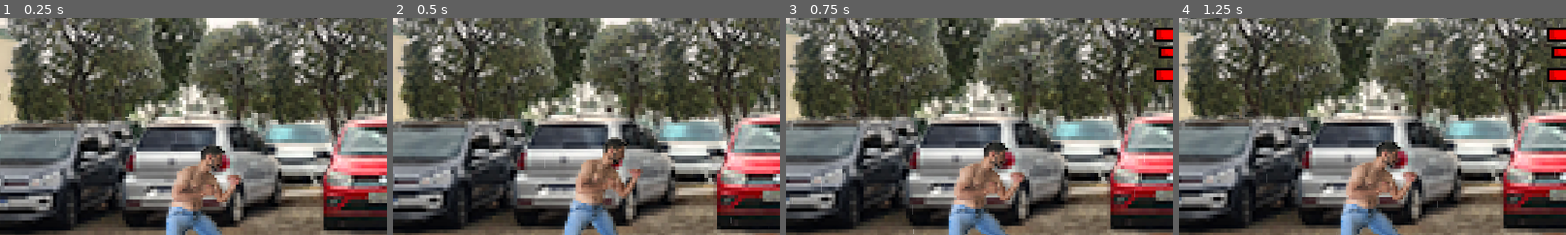
Above: before the commit, frames 1-4 (left to right).
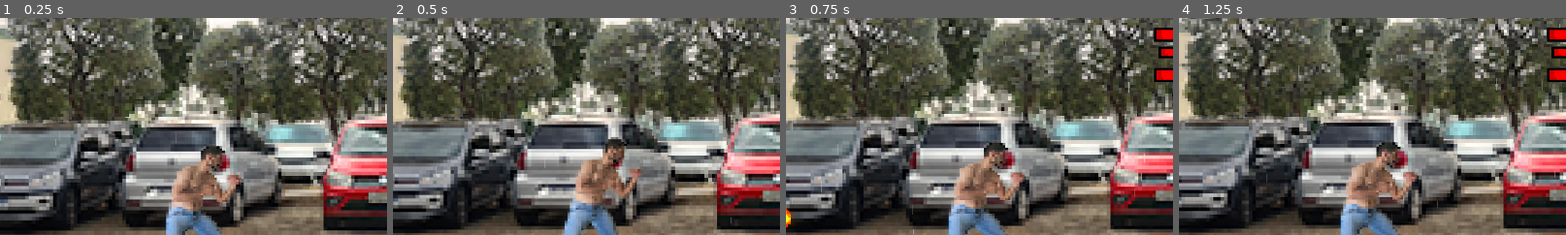
Above: after the commit, the same moments.

Repository: PHGomides/Desenvolvimento_UFcJ
Game: Godot game, scene res://prefer/world.tscn
Two runs of this game, one before a commit and one after it. Both use one fixed random seed, a clock stepped at 60 frames per second and the inputs below. Video files are missing from this copy of the repository; at most half a second of black plays in their place.
Inputs (mouse positions are % of the whole screen's width and height, from its top left):
- Up to frame 1 (0.25 s): no input
- Up to frame 2 (0.5 s): no input
- Up to frame 3 (0.75 s): move the mouse to (72, 45) at 0.52 s; hold Right (ui_right) from 0.53 s (still down); hold U (ui_U) from 0.53 s (still down); tap K (ui_K) at 0.6 s
- Up to frame 4 (1.25 s): keep holding Right (ui_right); keep holding U (ui_U)
The pictures show only the part of the screen within x 0-50%, y 28-78%; the shares and areas given below are measured in that part.

Frames 1-2 are identical in both runs. In frame 3, less than 0.1% of the frame differs, in the area x 0-2%, y 87-97%; in frame 4, nothing differs.

Commit message:
adicionando poder no michel michel

Diff:
--- a/game/Cenas/michel.tscn
+++ b/game/Cenas/michel.tscn
@@ -91,6 +91,9 @@
 [ext_resource type="Texture2D" uid="uid://b1bhmlfxfuup6" path="res://Assests/Michel Sprites Pronto/michel rochaEspecial/_0010_11.png" id="87_5hf55"]
 [ext_resource type="PackedScene" uid="uid://c10jmh4yjt7wh" path="res://prefer/hitbox.tscn" id="88_gxqdq"]
 [ext_resource type="Script" path="res://Scripts/hitboxScripts/hitbox_michel.gd" id="89_4n31i"]
+[ext_resource type="Texture2D" uid="uid://omncl7r6msun" path="res://Assests/poderes/4ca092beb9b20f34fdd3f22e6686462f.png" id="90_1ub8p"]
+[ext_resource type="Script" path="res://Cenas/poderOpcional.gd" id="90_4kq8a"]
+[ext_resource type="Script" path="res://Cenas/powerOptional.gd" id="90_ocib6"]
 [ext_resource type="PackedScene" uid="uid://tp6jehlwu5uy" path="res://prefer/hurtbox.tscn" id="90_wqmyl"]
 [ext_resource type="Script" path="res://Scripts/hitboxScripts/hurtbox_michel.gd" id="91_vude1"]
 
@@ -498,6 +501,19 @@
 "loop": false,
 "name": &"especialMichel",
 "speed": 10.0
+}]
+
+[sub_resource type="CircleShape2D" id="CircleShape2D_j3dqd"]
+
+[sub_resource type="SpriteFrames" id="SpriteFrames_1eke4"]
+animations = [{
+"frames": [{
+"duration": 1.0,
+"texture": ExtResource("90_1ub8p")
+}],
+"loop": true,
+"name": &"default",
+"speed": 5.0
 }]
 
 [sub_resource type="RectangleShape2D" id="RectangleShape2D_ewn6g"]
@@ -541,6 +557,27 @@
 
 [node name="AnimationPlayer" type="AnimationPlayer" parent="especial"]
 
+[node name="Poder" type="Sprite2D" parent="."]
+visible = false
+position = Vector2(-140.11, 0)
+rotation = 1.5708
+scale = Vector2(0.24, 0.24)
+script = ExtResource("90_4kq8a")
+
+[node name="powerOpitional" type="Area2D" parent="Poder"]
+script = ExtResource("90_ocib6")
+
+[node name="power" type="CollisionShape2D" parent="Poder/powerOpitional"]
+scale = Vector2(20.635, 20.635)
+shape = SubResource("CircleShape2D_j3dqd")
+disabled = true
+
+[node name="AnimatedSprite2D" type="AnimatedSprite2D" parent="Poder"]
+sprite_frames = SubResource("SpriteFrames_1eke4")
+
+[node name="AnimationPlayer" type="AnimationPlayer" parent="Poder/AnimatedSprite2D"]
+root_node = NodePath("../..")
+
 [node name="hitbox_michel" parent="." instance=ExtResource("88_gxqdq")]
 script = ExtResource("89_4n31i")
 
--- a/game/Cenas/neemias.tscn
+++ b/game/Cenas/neemias.tscn
@@ -576,7 +576,7 @@
 debug_color = Color(1, 0, 0.129412, 0.419608)
 
 [node name="especialShape" type="CollisionShape2D" parent="hitbox_neemias"]
-position = Vector2(-985, -438)
+position = Vector2(-988.66, -438)
 shape = SubResource("RectangleShape2D_cd8t8")
 disabled = true
 one_way_collision_margin = 0.0
--- /dev/null
+++ b/game/Cenas/poderOpcional.gd
@@ -0,0 +1,15 @@
+extends Sprite2D
+
+@onready var powerOpitionalArea = $powerOpitional
+
+# Called when the node enters the scene tree for the first time.
+
+# Called every frame. 'delta' is the elapsed time since the previous frame.
+func _process(delta: float) -> void:
+	if(get_parent().current_direction == 1):
+		position.x = 142.54
+		$AnimatedSprite2D.flip_v = false
+	else:
+		position.x = -140.11
+		$AnimatedSprite2D.flip_v = true
+	pass
--- /dev/null
+++ b/game/Cenas/powerOptional.gd
@@ -0,0 +1,6 @@
+extends Area2D
+
+@onready var powerColision = $power
+# Called when the node enters the scene tree for the first time.
+func poderNome():
+	return "poder"
--- a/game/Scripts/PlayerScripts/player_1.gd
+++ b/game/Scripts/PlayerScripts/player_1.gd
@@ -6,7 +6,10 @@
 @export var type_player: int = 2
 var name_player = "Michel"
 @export var ImageHud: Texture
-
+@onready var powerOptional = $Poder
+var can_launch_Opitional_Power = true
+var powerOpitional_cooldown_time = 3.0
+var poweropitional_timer = 0.0
 #VIDA
 var vida_maxima: int = 100  # Saúde máxima
 var vida: int = 100  # Saúde máxima
@@ -37,9 +40,11 @@
 var jump_cooldown_time = 1.0  # Tempo de cooldown para pular
 var jump_timer = 0.0    # Temporizador para controlar o cooldown
 
+
+
 # Definição da variável para indicar se o jogador está defendendo
 var is_defending = false
-
+var break_defense = false
 # Variável para decidir se o especial pode ser usado
 var using_special = false
 var special_could = true
@@ -49,6 +54,8 @@
 var current_direction #direção do personagem olhando pra direita
 
 # Janela de combo (tempo permitido para encadear ataques)
+
+
 
 
 # Referência ao nó AnimatedSrite2D, que controla as animações do personagem
@@ -71,6 +78,10 @@
 		# Atualiza o temporizador de cooldown do pulo
 	scale.x = 1.3
 	scale.y = 1.3
+	if not can_launch_Opitional_Power:
+		poweropitional_timer -= delta
+		if poweropitional_timer <= 0:
+			can_launch_Opitional_Power = true  # Permite pular novamente após o cooldown
 
 	if not can_jump:
 		jump_timer -= delta
@@ -172,19 +183,25 @@
 			combo_ready = false  # Reseta combo_ready ao iniciar novo ataque
 	if type_player == 1:
 		# Lógica para o ataque opcional com teclado numerico
-		if Input.is_action_just_pressed("ui_opcional") and not is_attacking and not opcional_attack:
+		if Input.is_action_just_pressed("ui_opcional") and not is_attacking and not opcional_attack and can_launch_Opitional_Power:
 			print("2 foi pressionado")
 			emit_signal("punch_activated", "opcional") # Emite sinal para ativar colisões de opcional
 			animation.play("opcional")
+			SoltarPoder()
+			poweropitional_timer = powerOpitional_cooldown_time
+			can_launch_Opitional_Power = false
 			is_attacking = true
 			opcional_attack = true  # Marca que o ataque opcional está em execução
 			velocity.x = 0  # Para o movimento horizontal durante o ataque opcional
 	else:
 		#logica para atque opcional com K
-		if Input.is_action_just_pressed("ui_K") and not is_attacking and not opcional_attack:
+		if Input.is_action_just_pressed("ui_K") and not is_attacking and not opcional_attack and can_launch_Opitional_Power:
 			print("k foi pressionado")
 			emit_signal("punch_activated", "opcional") # Emite sinal para ativar colisões de opcional
 			animation.play("opcional")
+			SoltarPoder()
+			poweropitional_timer = powerOpitional_cooldown_time
+			can_launch_Opitional_Power = false
 			is_attacking = true
 			opcional_attack = true  # Marca que o ataque opcional está em execução
 			velocity.x = 0  # Para o movimento horizontal durante o ataque opcional
@@ -233,7 +250,7 @@
 	# Lógica para animação de defesa
 	if type_player != 1:
 		# Defesa com a tecla "U" para o player com type_player != 1
-		if Input.is_action_pressed("ui_U") and is_on_floor():
+		if Input.is_action_pressed("ui_U") and is_on_floor() and break_defense ==false:
 			is_defending = true
 			velocity.x = 0  # Impede movimento enquanto defende
 			animation.play("defesa",false)  # Reproduz a animação de defesa sem looping
@@ -242,7 +259,8 @@
 			is_defending = false  # Para a defesa quando a tecla for solta
 	else:
 		# Defesa com a tecla "4" para o player com type_player == 1
-		if Input.is_action_pressed("ui_defesa")and is_on_floor():
+		if Input.is_action_pressed("ui_defesa")and is_on_floor() and break_defense ==false:
+
 			is_defending = true
 			velocity.x = 0  # Impede movimento enquanto defende
 			animation.play("defesa", false)  # Reproduz a animação de defesa sem looping
@@ -306,7 +324,25 @@
 		$hitbox_michel/especialShape.position.x = -1023.109
 
 
-
+func SoltarPoder():
+	powerOptional.visible = true
+	powerOptional.powerOpitionalArea.powerColision.disabled = false
+	var start_position = powerOptional.position
+	var end_position
+	if(current_direction == 1):
+		end_position = start_position + Vector2(2000, 0)  # Ajuste a distância conforme necessário
+	else:
+		end_position = start_position + Vector2(-2000, 0)  # Ajuste a distância conforme necessário
+	# Cria o Tween para movimentação suave
+	var tween = create_tween()
+	# Move para a posição final
+	tween.tween_property(powerOptional, "position", end_position,1.0)  # Vai para a posição final
+	tween.finished.connect(func(): reset_power(start_position))
+
+func reset_power(start_position: Vector2):
+	powerOptional.position = start_position
+	powerOptional.visible = false
+	powerOptional.powerOpitionalArea.powerColision.disabled = true
 
 
 func VirarDeLado() -> void:
@@ -354,10 +390,28 @@
 func _emit_special_signal() -> void:
 	emit_signal("punch_activated", "state4")
 
-func _damage(damegeValue: int) -> void:
-	if(is_defending == false):
+func _damage(damegeValue: int, tipoGolpe: String) -> void:
+	if(is_defending== false):
 		is_attacking = true
 		vida-= damegeValue
+		power += 5
+		power = clamp(power, 0, MaxPower)
+		animation.play("damage")
+	elif(tipoGolpe == "punch3"):
+		break_defense = true
+		is_defending = false
+		print("sofri dano defendeeeeendo")
+		is_attacking = true
+		vida-= damegeValue
+		power += 5
+		power = clamp(power, 0, MaxPower)
+		animation.play("damage")
+	elif(tipoGolpe == "especialShape"):
+		break_defense = true
+		is_defending = false
+		print("sofri dano defendeeeeendo")
+		is_attacking = true
+		vida-= damegeValue/2
 		power += 5
 		power = clamp(power, 0, MaxPower)
 		animation.play("damage")
@@ -381,7 +435,8 @@
 			using_special = false  # Permite o uso do especial novamente
 		elif animation.animation == "opcional":
 			opcional_attack = false  # Permite o uso do ataque opcional novamente
-
+		elif animation.animation == "damage":
+			break_defense = false
 		if combo_window > 0:
 			combo_ready = true  # Permite que o combo continue se o botão for pressionado no tempo certo
 
--- a/game/Scripts/PlayerScripts/player_2.gd
+++ b/game/Scripts/PlayerScripts/player_2.gd
@@ -300,11 +300,12 @@
 		$hitbox_neemias/opcionalePunch1.position.x = 169
 		$hitbox_neemias/punch2.position.x = 191
 		$hitbox_neemias/punch3.position.x = 173
+		$hitbox_neemias/especialShape.position.x = 1030.109
 	elif current_direction == -1:
 		$hitbox_neemias/opcionalePunch1.position.x = -125
 		$hitbox_neemias/punch2.position.x = -150
 		$hitbox_neemias/punch3.position.x = -130
-
+		$hitbox_neemias/especialShape.position.x = -988.66
 
 
 func VirarDeLado() -> void:
@@ -366,7 +367,15 @@
 		power += 5
 		power = clamp(power, 0, MaxPower)
 		animation.play("damage")
-
+	elif(tipoGolpe == "especialShape"):
+		break_defense = true
+		is_defending = false
+		print("sofri dano defendeeeeendo")
+		is_attacking = true
+		vida-= damegeValue/2
+		power += 5
+		power = clamp(power, 0, MaxPower)
+		animation.play("damage")
 
 func _start_round() -> void: is_round = true
 
--- a/game/Scripts/hitboxScripts/hitbox_michel.gd
+++ b/game/Scripts/hitboxScripts/hitbox_michel.gd
@@ -8,7 +8,6 @@
 var attack_time: float = 0.3
 var attack_timer: float = 0.0
 var attack_active: bool = false
-
 # Propriedade personalizada para o tipo de golpe
 var hitbox_type: String = "punch1"
 
--- a/game/Scripts/hitboxScripts/hurtbox_michel.gd
+++ b/game/Scripts/hitboxScripts/hurtbox_michel.gd
@@ -14,7 +14,7 @@
 
 
 func _on_area_entered(area: Area2D) -> void:
-	print(area)
+
 	#verificaçao que altera a direçao do personagem quando ele apanha de costas
 	if(area.global_position.x-global_position.x)>0:
 		if(get_parent().current_direction == -1):
@@ -36,18 +36,18 @@
 		if golpe_tipo == "punch1":
 			print("Player 2 acertou o Player 1 com um soco!")
 
-			get_parent()._damage(10)
+			get_parent()._damage(10,golpe_tipo)
 
 		elif golpe_tipo == "punch2":
 			print("Player 2 acertou o Player 1 com um soco girando!")
-			get_parent()._damage(10)
+			get_parent()._damage(10,golpe_tipo)
 			#
 		elif golpe_tipo == "punch3":
 			print("Player 2 acertou o Player 1 com um gancho!")
-			get_parent()._damage(10)
+			get_parent()._damage(10,golpe_tipo)
 			get_parent().KnockBack(800)
 
 		elif golpe_tipo == "especialShape":
 			print("Player 2 acertou o Player 1 com o especial!")
-			get_parent()._damage(50)
+			get_parent()._damage(50,golpe_tipo)
 			get_parent().KnockBack(1200)
--- a/game/Scripts/hitboxScripts/hurtbox_neemias.gd
+++ b/game/Scripts/hitboxScripts/hurtbox_neemias.gd
@@ -11,6 +11,7 @@
 	print("hurtbox_neemias.gd inicializado e monitoring ativado")
 
 func _on_area_entered(area: Area2D) -> void:
+
 	#verificaçao que altera a direçao do personagem quando ele apanha de costas
 	if(area.global_position.x-global_position.x)>0:
 		if(get_parent().current_direction == -1):
@@ -23,6 +24,10 @@
 		print("esquerda")
 	# Verifica se o nó de área tem o método para obter o tipo de golpe
 
+	if area.has_method("poderNome"):
+		get_parent()._damage(10,"poderOpicional")
+		get_parent().KnockBack()
+
 	if area.has_method("get_hitbox_type"):
 		var golpe_tipo = area.get_hitbox_type()
 		print("Colisão detectada com:", golpe_tipo)
@@ -34,7 +39,7 @@
 
 		elif golpe_tipo == "punch3":
 			print("Player 1 acertou o Player 2 com um soco de cima pra baixo!")
-			get_parent()._damage(10,"punch3")
+			get_parent()._damage(10, golpe_tipo)
 			get_parent().KnockBack()
 		elif golpe_tipo == "especialShape":
 
--- a/game/prefer/world.tscn
+++ b/game/prefer/world.tscn
@@ -366,6 +366,7 @@
 script = ExtResource("22_t6qkj")
 
 [node name="round" type="Label" parent="HUD/InfosPlayer"]
+layout_mode = 0
 offset_left = 887.0
 offset_top = 105.0
 offset_right = 1106.0
Binary file added: game/Assests/poderes/4ca092beb9b20f34fdd3f22e6686462f.png
Not shown, added: game/Assests/poderes/4ca092beb9b20f34fdd3f22e6686462f.png.import
Not shown: 1 places in game/Cenas/michel.tscn that only renumber resources
